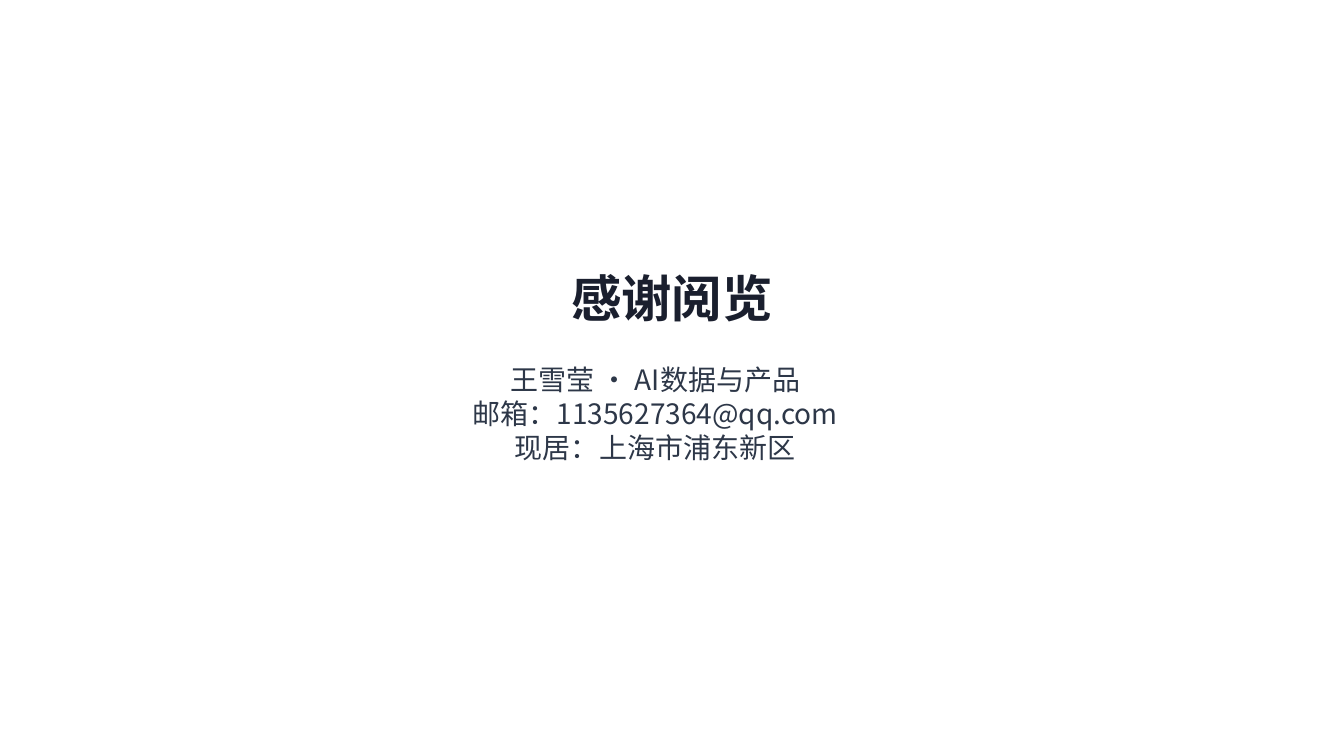
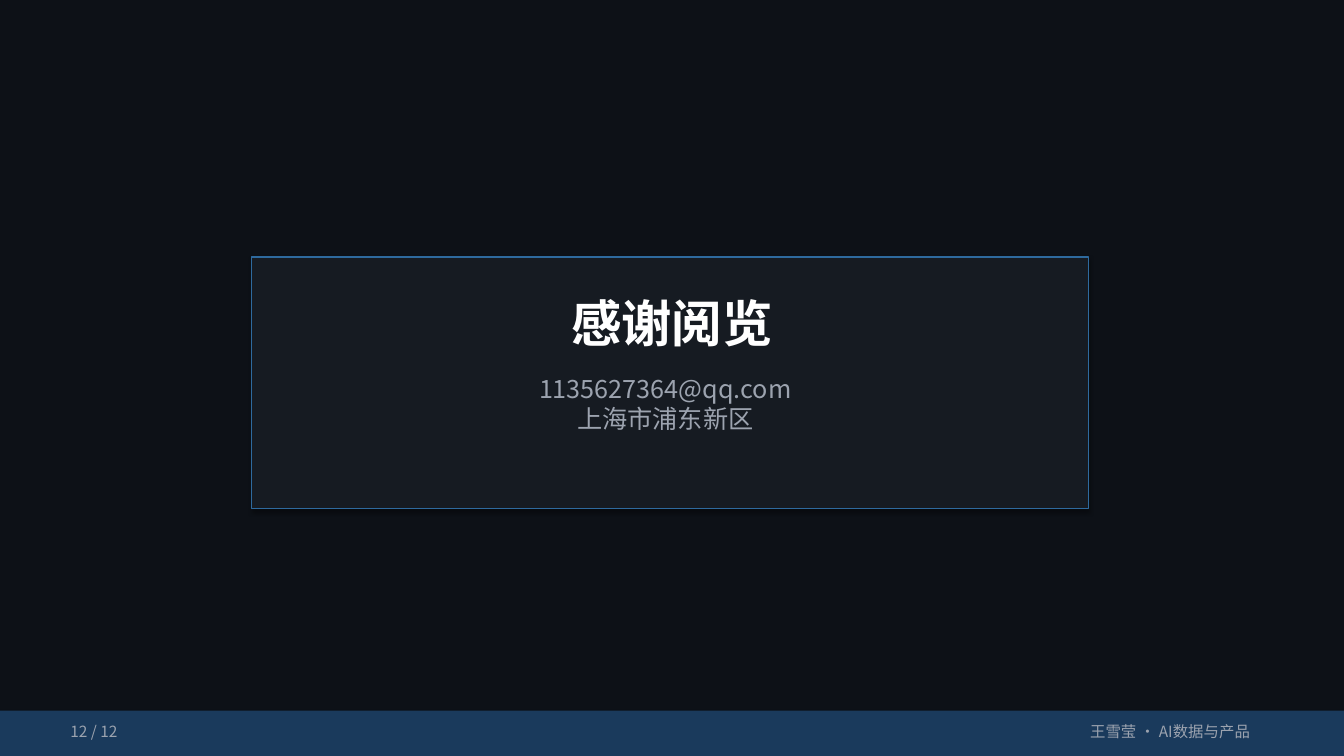
Before and after one commit to HSDCT1230/hsdct, a slide deck: slide 12 of portfolio/xolome-portfolio.pptx. Drawn at 1344x756 pixels with LibreOffice and Linux fonts; fonts in the diff are those of the drawing. Boxes give left, top, right and bottom in pixels: in the first picture for what was removed or moved away, otherwise in the second. Text is boxed around its words. In the diff, an @@ line names an element or a change of style, - is before the commit and + after.

```diff
--- a/portfolio/xolome-portfolio.pptx
+++ b/portfolio/xolome-portfolio.pptx
@@ rectangle added at (x1=0, y1=0, x2=1344, y2=756), fill #0D1117 @@
@@ rectangle added at (x1=252, y1=257, x2=1089, y2=509), fill #161B22, outline #2E6A9E 0.75 pt @@
@@ text "感谢阅览" moved from (x1=571, y1=274, x2=773, y2=322) to (x1=571, y1=299, x2=773, y2=347) @@
@@ text "感谢阅览" at (x1=571, y1=299, x2=773, y2=347): text colour #1A1F2E to #FFFFFF; more space between paragraphs @@
@@ text at (x1=539, y1=380, x2=791, y2=430): text changed; size 20 to 18 pt; text colour #2D3748 to #9CA3AF @@
-王雪莹 · AI数据与产品
-邮箱：1135627364@qq.com
-现居：上海市浦东新区
+1135627364@qq.com
+上海市浦东新区
@@ rectangle added at (x1=0, y1=711, x2=1344, y2=756), fill #1A3A5C @@
@@ text added at (x1=70, y1=725, x2=117, y2=737), 11 pt, text #9CA3AF @@
+12 / 12
@@ text added at (x1=1090, y1=724, x2=1250, y2=738), 11 pt, text #9CA3AF @@
+王雪莹 · AI数据与产品
```
Also in this commit, not shown: 10 other slides changed, 1 slide added, 1 slide removed, 1 other file.
